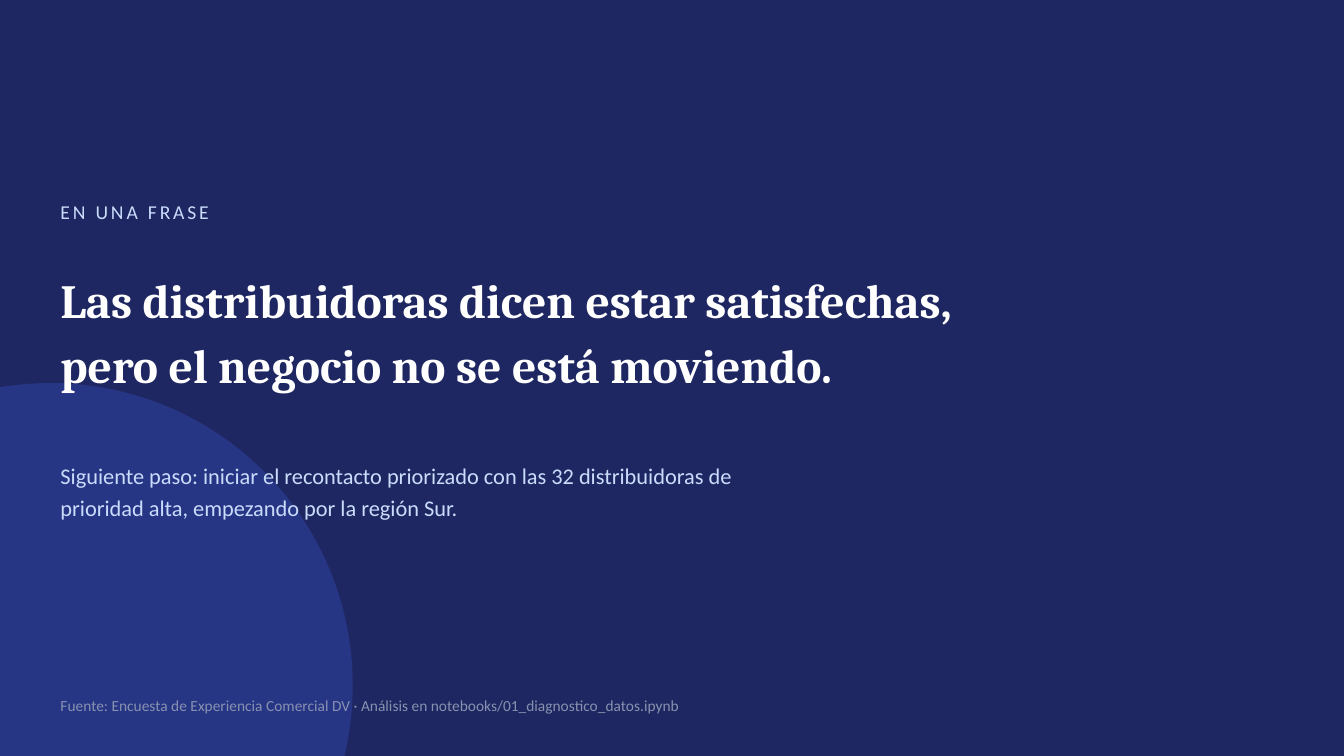
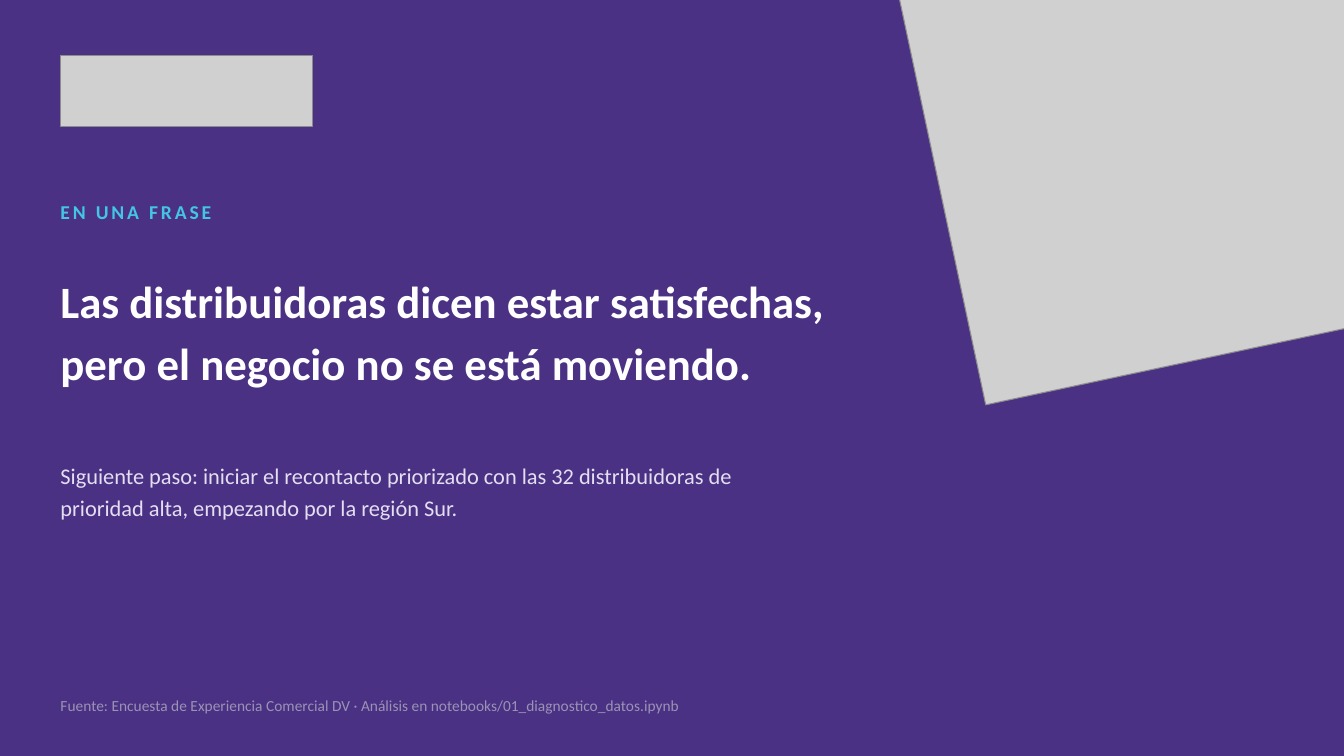
Before and after one commit to marifercc/cvv-encuestas-distribuidoras, a slide deck: slide 9 of presentaciones/insights_distribuidoras.pptx (slide 8 before the commit). Drawn at 1344x756 pixels with LibreOffice and Linux fonts; fonts in the diff are those of the drawing; grey boxes stand for pictures. Boxes give left, top, right and bottom in pixels: in the first picture for what was removed or moved away, otherwise in the second. Text is boxed around its words. In the diff, an @@ line names an element or a change of style, - is before the commit and + after.

```diff
--- a/presentaciones/insights_distribuidoras.pptx
+++ b/presentaciones/insights_distribuidoras.pptx
@@ background #1E2761 to #4A3184 @@
@@ picture added at box(881, 0, 1344, 405) @@
@@ picture added at box(60, 55, 313, 126) @@
@@ text "EN UNA FRASE" at box(60, 206, 211, 219): text colour #CADCFC to #44C5E3, bold on @@
@@ text "Las distribuidoras dicen estar satisfechas," at box(60, 286, 824, 388): size 34 to 32 pt, font Cambria to Calibri @@
@@ ellipse removed at box(0, 383, 353, 756) @@
@@ text "Siguiente paso: iniciar el recontacto ..." at box(60, 468, 732, 520): text colour #CADCFC to #E4DEF2 @@
@@ text "Fuente: Encuesta de Experiencia Comercial ..." at box(60, 700, 679, 714): text colour #8892B0 to #9A93B5 @@
```
Also in this commit, not shown: 7 other slides changed, 1 slide added.
